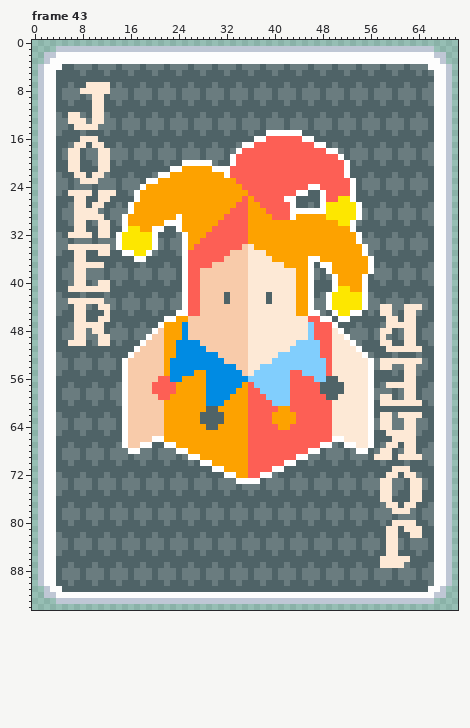
Pixel-art file, stored at assets/1x/Jokers.aseprite. The picture above was drawn from the file before the commit.
71x95 pixels, 44 frames. Shown: frame 43. The commit also changed other frames, which this record leaves out.
Now the later version:
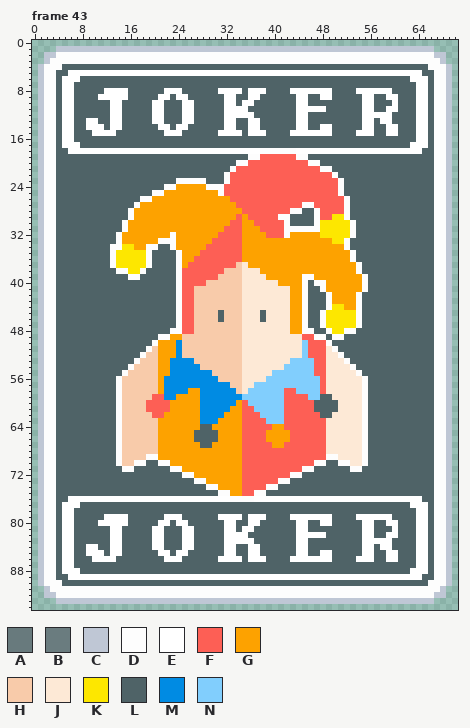
Palette (. is transparent): A #687a7d  B #6a7c7f  C #bfc7d5  D #fdfdfd  E #ffffff  F #fd5f55  G #fda200  H #f8cbaa  J #fde9d6  K #fde700  L #4f6367  M #008be3  N #81cefd
Diff:
Changed rows in their new state; - is an unchanged pixel.
Frame 43:
first column x 4:
 4 ---LLL-LLL-LLL-LLL-LLL-LLL-LLL-LLL-LLL-LLL-LLL-LLL-LLL-LLL-LLL-
 5 --EEEEEEEEEEEEEEEEEEEEEEEEEEEEEEEEEEEEEEEEEEEEEEEEEEEEEEEEEEE-L
 6 -EEE-------------------------------------------------------EEE-
 7 -EE--LLLL-L---L---L---L---L---L---L---L---L---L---L---L---L-EEL
 8 -EELLLLLEEEE-LLL-LEEELLL-LLEEEELEEEL-LLEEEEEEELL-LEEEEEE-LLLEEL
 9 -EEL-LLEEEEE-LLL-EELEELL-LLLEELLEELL-LLLEELLEELL-LLEELLEELLLEEL
10 -EE---LL-EE---L-EEL--EE---L-EELEE-L---L-EEL---L---LEE-L-E-L-EEL
11 -EE---LL-EE-----EE---EE-----EEEE--------EEEEE------EE--EE---EE-
12 LEELL-LLLEE-L---EE--LEE-L---EEEEE---L---EE--L---L--EEEEEL---EE-
13 LEELLEELLEELLL-LEE-LLEELLL-LEE-LEE-LLL-LEE-LLL-LLL-EELEELL-LEE-
14 LEELLEEELEELLL-LLEELEE-LLL-LEE-LEE-LLL-LEE-LEE-LLL-EEL-EEL-LEE-
15 LEE-L-EEEE--L---L-EEE---L--EEEE-EEELLLL--EEEEE--L-EEE--EE---EE-
16 -EE-LLL--------------------------LLLLLLLLLL-----------------EE-
17 -EEEL-LL--L---L---L---L---L---LLLLLLLLLLLLLLL-L---L---L---LEEEL
18 -LEEEEEEEEEEEEEEEEEEEEEEEEEEEE-EEEDDDDDDEEEEE--EEEEEEEEEEEEEELL
19 -LLL-LLLLLLL-LLL-LLL-LLL-LLL-LLLDD------DDLLLLLL-LLL-LLL-LLL-LL
20 --LL--LLL-L---L---L--LLLLLL--LDD----------DDLLLLL-L---L---L---L
21 --LL---LL----------LLLLLLLLLLD--------------DDLLL--------------
22 L--LL-LLL---L---LLLLLLLLLLLLD-----------------DLL---L---L---L--
23 LL-LLLLLLL-LLL-LLLLLDDDDDLLLDF-----------------DLL-LLL-LLL-LLL-
24 LL-LLL-LLL-LLLLLLLDD-----DDDFFF-----------FF---DLL-LLL-LLL-LLL-
25 L-LLLL-LLL--LLLLDD---------DFFFF--------FFFFF--DLL--L---L---L--
26 ---LL--LL----LDD-------------FF-F-----FFFFFFF--FDL-------------
27 --LLL-LL--L-LD------------------FF-----FFDDFFFFFDLL---L---L---L
28 -LLLLLLL-LLLD----------------GG-FFF----DDLLDFFFFDLLL-LLL-LLL-LL
29 -LLLLLLL-LLLD-------G-------GG-GFFFF-DDLLLLDFF--DLLL-LLL-LLL-LL
30 --LLL-LLL-LD------GGG------GG--G-FFFFFDLLLLDKKK--DL---L---L---L
31 ---LL--LL--DGG--GGGGG-----GG---G--FFFFDDDDDDKKKKKD-------------
32 L-LLLL-LL-DGGGGGGGGDGG---GG----G---FFFD-----KKKKKDL-L---L---L--
33 LL-LLL-LLLDGGGGGGDDDGG--GG-----G--------------KKDLLLLL-LLL-LLL-
34 LLLLLLLLLDD--GGDDL-DGG-GG------GG---------------DLLLLL-LLL-LLL-
35 L--LL--LLDKKK--DL---DGGG-----FFGGGG--------------DLLL---L---L--
36 ---LL----DKKKKKD----DGG-----FFFGGGGG------GG-----DLLL----------
37 --LLLLLL-DKKKKKD--L-DG----FFFF-JGGGGGG----GGGG----DLL-L---L---L
38 -LLLLLLL-LDDKKDL-LLLDF--FFFF---J--GGGGGG--GGGG----DLLLLL-LLL-LL
39 -LLLLLLL-LLLDDLL-LLLDF--FFF----J---GGGGG-DDGGGG----D-LLL-LLL-LL
40 --LLL-LLL-L---L---L-DF--F------J-----GGG-DLDDGG----D--L---L---L
41 --LLLLLLL-----------DF-H-------J-------G-DL-DGGGG--D-----------
42 L---L---L---L---L---DF-H----H--J---J---G-DL-LDGGGGDLL---L---L--
43 LLLLLLLLLL-LLL-LLL-LDF-H----H--J---J---G-DLLLDGGGGDLLL-LLL-LLL-
44 LL-LLL-LLL-LLL-LLL-LDF-H-------J-------G-DLLLD--GGDLLLLLLLLLLL-
45 L--LL---L---L---L---DF-H---L---J--L----G-DLLDKK--KD-L-LLL-LLL--
46 ---LL--LL---------LLDFF----L---J--L----GGDLLDKKKKKD----LL-LL---
47 --LLLLLL--L---L--LLLDFF--------J-------GGDLLDKKKKKD---LLLLLL--L
48 -LLLLLLL-LLL-LLLLLLDDFF--------J-------GGDDLLDKKDDLL-LLL-LLL-LL
49 -LLLLLLLLLLL-LLLLDD--H---------J---------FFDDLDDLLLL-LLL-LLL-LL
50 --LLL-LLL-L---LLDG---HHH-------J--------J-FF-DLLLLL---LL--LL--L
51 -------------LLD-G---HHHH------J-------JJ-FF-JDLLLL----LLLLLL--
52 L---L---L---LLD--G---HHHHHH----J-----JJJJ-FF-J-DLLLLL---L---L--
53 LL-LLL-LLL-LLD---G-----HHHHH---J----JJJ----FFJ--DLLLLLLLLLLLLL-
54 LL-LLL-LLL-LD----G------HHHHHH-J--JJJJ-----FFJ---DLLLLLLLLLLLL-
55 L---L---L--D-----G-----MM-HHHHHJ-JJJ---NN--FFJ----DLL---L-LLL--
56 ----------DH-----GM--MMMM--HHHHJJJJ----NNNN-FJJ----DL-----LL---
57 --L---L---DH----HGMMMMMMM----HHJJ------NNNNNFJJJ---DL-LLLLLL--L
58 -LLL-LLL-LDH----HGMMMM--M-----HJNN----F-NNNNFJJJ---DLLLL-LLL-LL
59 -LLL-LLL-LDH----F-MM----M----MMNNNN---F---NNL-J----DLLLL-LLL-LL
60 --L---L---DH---FFFF-----M---MM-FNNNN--F----LLLL----DL-LLLLLLL-L
61 ----------DH---FFFF-----MMMMM--F-NNNNNF----LLLL----DL----------
62 L---L---L-DH----FF------MMMM---F--NNNNFF----LL-----DL-LLLLLLL--
63 LL-LLL-LLLDH-----G------MMMG---F---NNNFF-----J-----DLLLLLLLLLL-
64 LL-LLL-LLLDH-----G------L-G----F----G-F------J-----DLLLLLLLLLL-
65 L---L---L-DH-----G-----LLLL----F---GGGG------J-----DL--LLLLLL--
66 ----------DH----HG-----LLLL----F---GGGG------JJJ---DL---LLLL---
67 --L---L---DH--HHHGGG----LL-----F----GG------FJJJJJ-DL-LLL-LL--L
68 -LLL-LLL-LDHHHHHHGGGGG---------F----------FFFJJJJJJD-LLL-LLL-LL
69 -LLL-LLL-LDHHHHDDGGGGGGG-------F--------FFFFFDDJJJJD-LLL-LLLLLL
70 --L---L---DHHDD--DDGGGGGGG-----F------FFFFFDD-LDDJJD--L---L---L
71 -----------DD------DDGGGGGGG---F----FFFFFDD------DD-----LLL----
72 L---L---L---L---L---LDDGGGGGGG-F--FFFFFDD---L---L---L--LL-LLL--
73 LL-LLL-LLL-LLL-LLL-LLL-DDGGGGGGFFFFFFDDLLL-LLL-LLL-LLLLLLL-LLL-
74 LL-LLL-LLL-LLL-LLL-LLL-LLDDGGGGFFFFDDL-LLL-LLL-LLL-LLLLLLL-LLL-
75 L---L---L---L---L---L---L--DDGGFFDD-L---L---L---L---L-LLL--LL--
76 --EEEEEEEEEEEEEEEEEEEEEEEEEEEDDDDEEEEEEEEEEEEEEEEEEEEEEEEEEEE--
77 -EEE--L---L---L---L---L---L---L---L---L---L---L---L---LLL-LEEEL
78 -EEL-LLL-LLL-LLL-LLL-LLL-LLL-LLL-LLL-LLL-LLL-LLL-LLL-LLLLLLLEEL
79 -EEL-LLLEEEE-LLL-LEEELLL-LLEEEELEEEL-LLEEEEEEELL-LEEEEEE-LLLEEL
80 -EE---LEEEEE--L--EE-EEL---L-EEL-EEL---L-EEL-EEL---LEE-LEELLLEEL
81 -EE------EE-----EE---EE-----EE-EE-------EE---------EE--LE-LLEE-
82 LEE-L---LEE-L---EE--LEE-L---EEEEL---L---EEEEE---L--EE--EE--LEE-
83 LEELLL-LLEELLL-LEE-LLEELLL-LEEEEEL-LLL-LEE-LLL-LLL-EEEEELL-LEE-
84 LEELLEELLEELLL-LEE-LLEELLL-LEE-LEE-LLL-LEE-LLL-LLL-EELEELL-LEE-
85 LEE-LEEELEE-L---LEE-EE--L---EE--EE--L---EE--EE--L--EE--EE---EE-
86 -EE---EEEE--------EEE------EEEE-EEE----EEEEEEE----EEE-LEELL-EE-
87 -EE---L---L---L---L---L---L---L---L---L---L---L---L---LLLLL-EEL
88 -EEE-LLL-LLL-LLL-LLL-LLL-LLL-LLL-LLL-LLL-LLL-LLL-LLL-LLL-LLEEEL
89 -LEEEEEEEEEEEEEEEEEEEEEEEEEEEEEEEEEEEEEEEEEEEEEEEEEEEEEEEEEEELL
90 D-L---L---L---L---L---L---L---L---L---L---L---L---L---L---L---D
91 -DDDDDDDDDDDDDDDDDDDDDDDDDDDDDDDDDDDDDDDDDDDDDDDDDDDDDDDDDDDDD-
